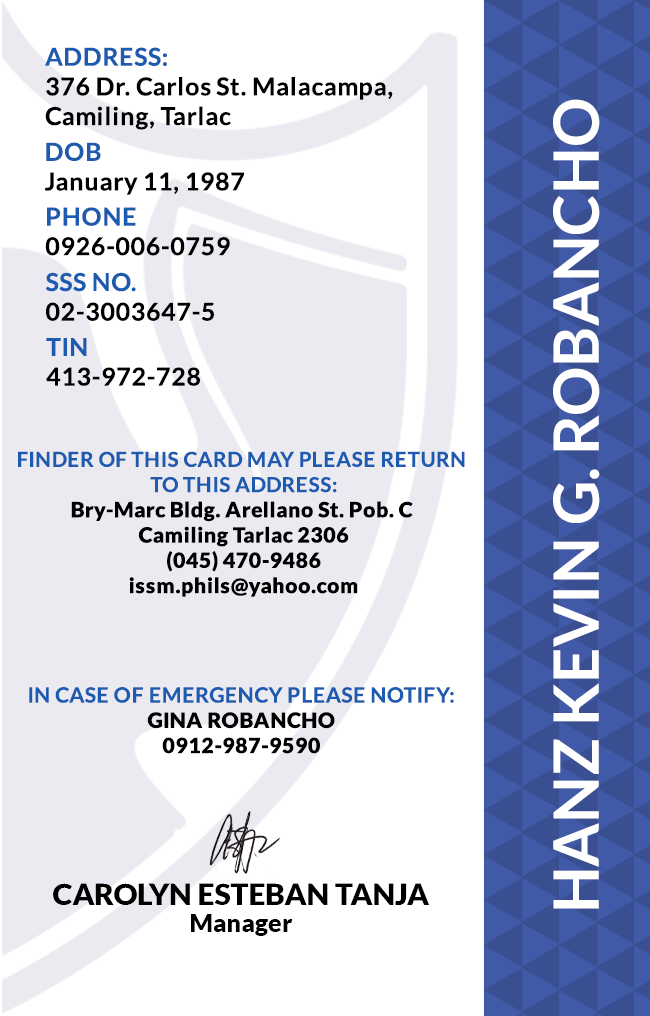
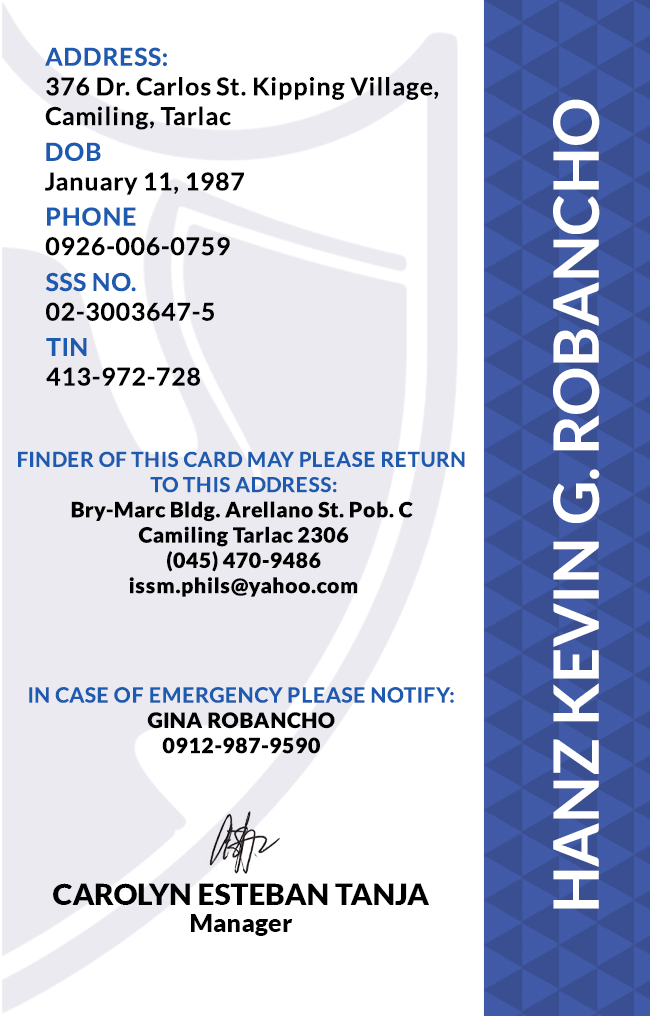
The second 650x1016 image is a revision of the first. Changes to its layers:
renamed "ADDRESS: 376 Dr. Carlos St. Malacampa, Camiling, Tarlac" to "ADDRESS: 376 Dr. Carlos St. Kipping Village, Camiling, Tarlac", painted on it over (253, 77, 439, 100)
